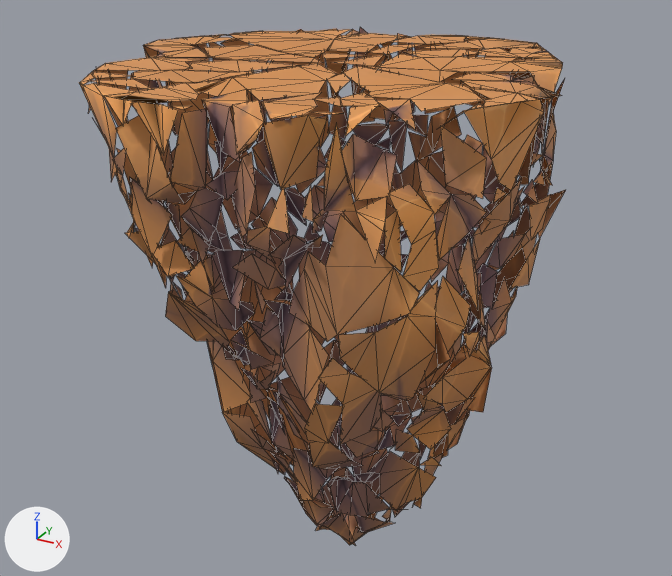
An edit to the glTF model game/assets/modelos/lote02/rocha-inferior-avaliacao.glb, drawn before and after from the same camera.
Rendered twice from a 50 mm camera at (1.58, -2.85, 0.08) aimed at (-0.01, 0.05, -1.37). The lights are fixed; the arrows at lower left show +X, +Y and +Z. The older version comes first. Mesh edges are drawn as thin lines. Vertices at exactly the same position are counted once.

Objects in the first picture: 'rocha-inferior'.
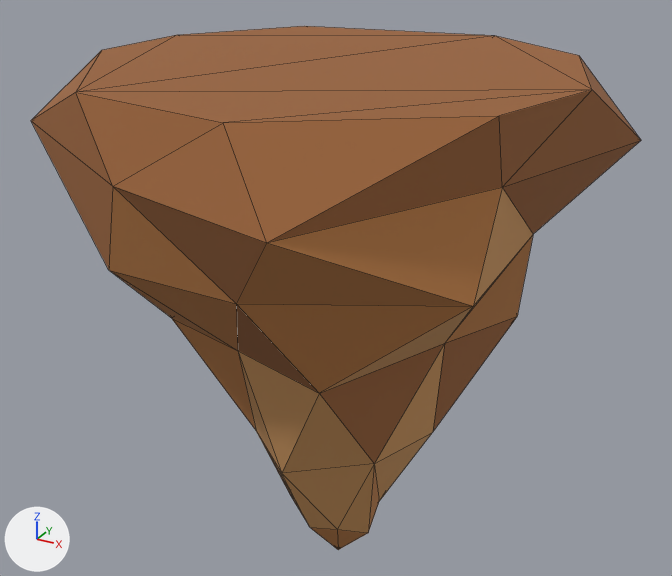
Patch to the scene script:
```diff
--- a/game/assets/modelos/lote02/rocha-inferior-avaliacao.glb.py
+++ b/game/assets/modelos/lote02/rocha-inferior-avaliacao.glb.py
@@ mat_rocha_c @@
+mat_rocha_c = principled_material('Rocha_c')
+mat_rocha_c.base_color = (0.604, 0.309, 0.114)  # orange #cc975f
+mat_rocha_c.roughness = 0.9
@@ mat_rocha_a @@
+mat_rocha_a = principled_material('Rocha_a')
+mat_rocha_a.base_color = (0.485, 0.202, 0.0612)  # orange #b97c46
+mat_rocha_a.roughness = 0.9
@@ mat_rocha_b @@
+mat_rocha_b = principled_material('Rocha_b')
+mat_rocha_b.base_color = (0.323, 0.125, 0.0395)  # brown #9a6338
+mat_rocha_b.roughness = 0.9
@@ me_mesh_0_002 @@
 # used by ob_rocha_inferior; location = (0.0, 0.0, 0.0)
-me_mesh_0_002.from_pydata(...)  # 2070 vertices, 1500 faces; spans x -0.85..0.84, y -0.82..0.8, z -2.52..-0.48
-me_mesh_0_002.materials.append(mat_material_0_002)  # picture img_image_0
+me_mesh_0_002.from_pydata(...)  # 55 vertices, 106 faces; spans x -0.96..0.99, y -1.04..1.02, z -2.55..-0.5
+# me_mesh_0_002 part 1: 297 loose pieces with 2057 vertices, spanning x -0.85..0.84, y -0.82..0.8, z -2.52..-0.48, are deleted
+# me_mesh_0_002 part 2
+# 13 vertices are removed from x -0.44..-0.06, y -0.01..0.21, z -2.29..-1.88
+# 11 faces are deleted
+# 55 vertices are added at x -0.96..0.99, y -1.04..1.02, z -2.55..-0.5
+# 26 new faces join them, mat_rocha_a (orange #b97c46)
+# 59 new faces join them, mat_rocha_b (brown #9a6338)
+# 21 new faces join them, mat_rocha_c (orange #cc975f)
+me_mesh_0_002.materials.append(mat_rocha_a)  # orange #b97c46
+me_mesh_0_002.materials.append(mat_rocha_b)  # brown #9a6338
+me_mesh_0_002.materials.append(mat_rocha_c)  # orange #cc975f
```

Where the change shows, as pixel boxes [x1, y1, x2, y2] in the pictures (672 x 576 px):
'rocha-inferior', reshaped (25% wider): before [79, 27, 565, 546]; after [31, 26, 641, 550]
part 1 of me_mesh_0_002, deleted (brown): before [79, 27, 565, 546]
part 2 of me_mesh_0_002, built on: before [260, 377, 341, 466]; after [31, 26, 641, 550]
